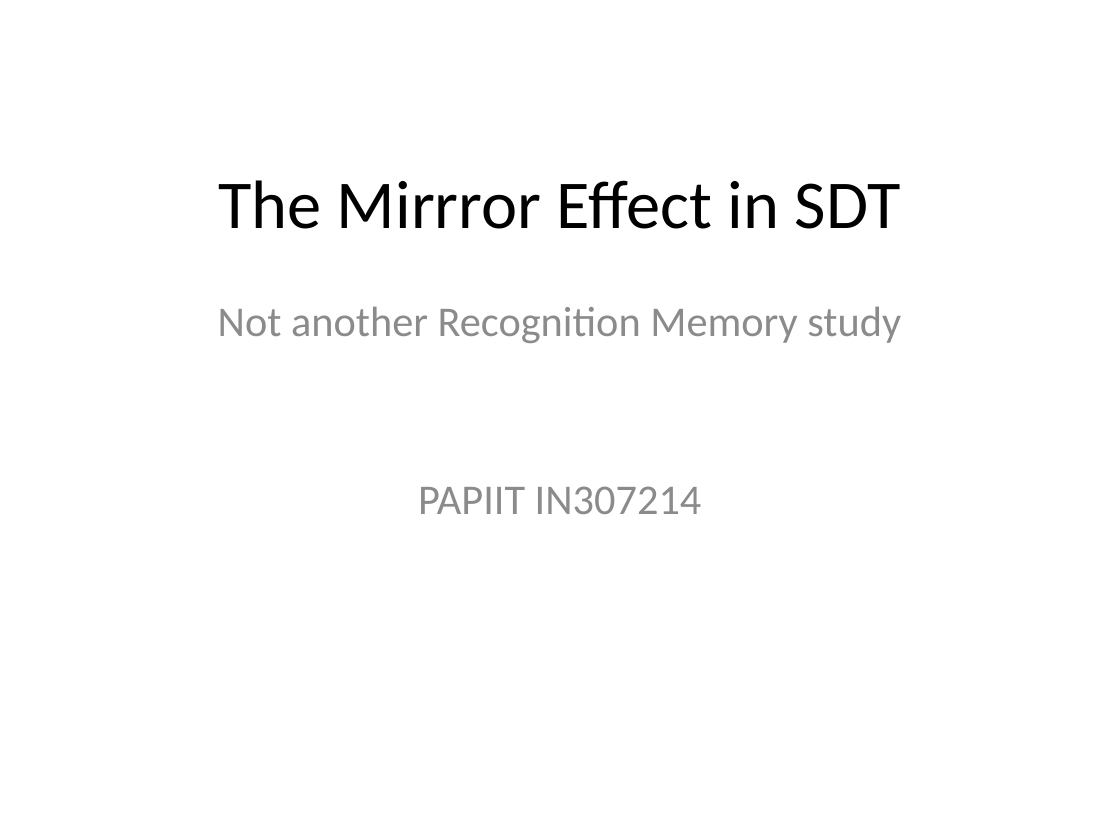
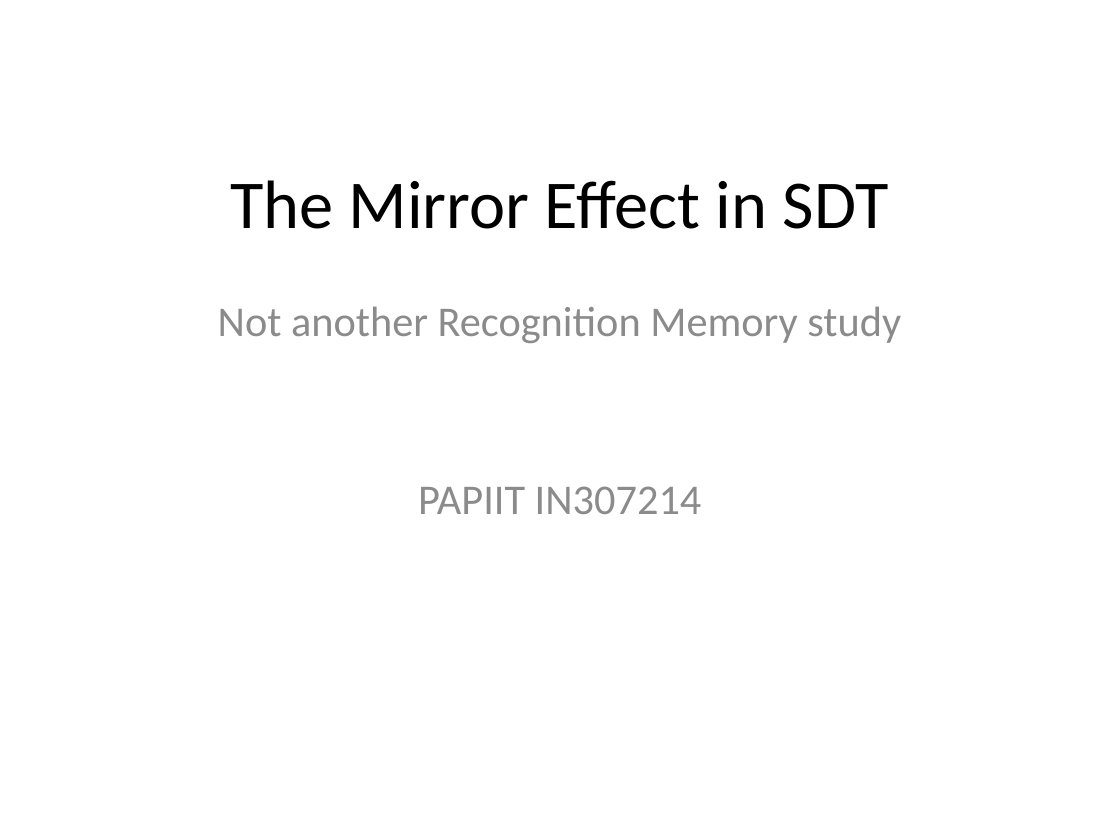
Before and after one commit to Adrifelcha/Adrifelcha, a slide deck: slide 1 of Tesis/Presentaciones/Felisa - Michael Lee.pptx. Drawn at 1120x840 pixels with LibreOffice and Linux fonts; fonts in the diff are those of the drawing. Boxes give left, top, right and bottom in pixels: in the first picture for what was removed or moved away, otherwise in the second. Text is boxed around its words. In the diff, an @@ line names an element or a change of style, - is before the commit and + after.

```diff
--- a/Tesis/Presentaciones/Felisa - Michael Lee.pptx
+++ b/Tesis/Presentaciones/Felisa - Michael Lee.pptx
@@ title at box(230, 180, 889, 229): text changed @@
-The Mirrror Effect in SDT
+The Mirror Effect in SDT
```
Also in this commit, not shown: 1 other file.
